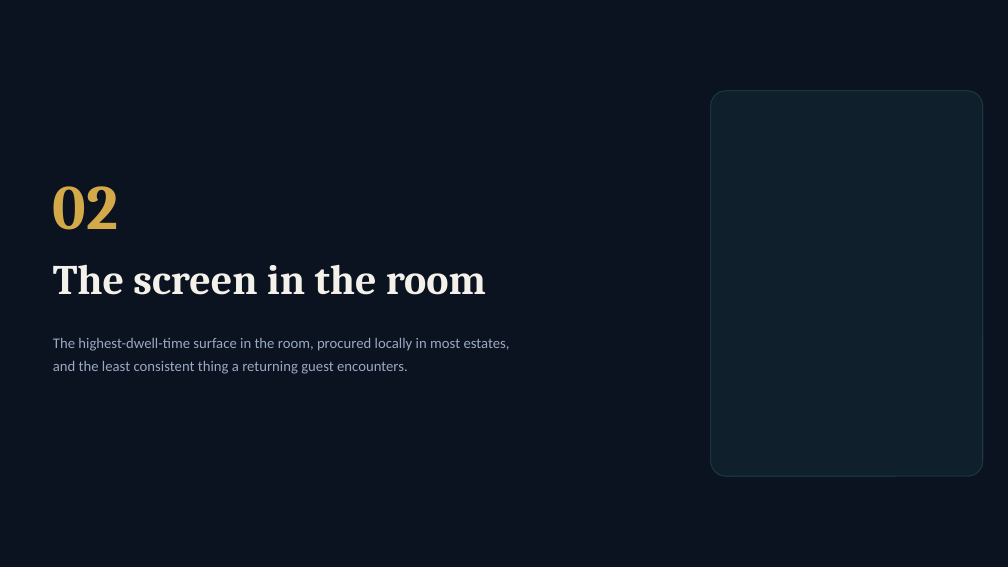
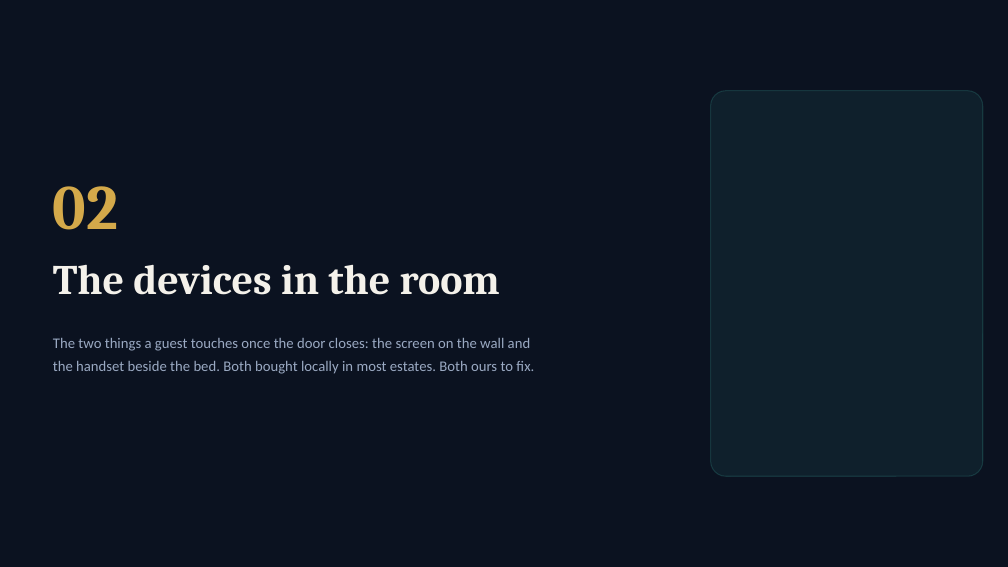
Before and after one commit to jnds0123/iptv-mpplus-site, a slide deck: slide 15 of presentation/Orpheus-Hospitality-Suite.pptx. Drawn at 1008x567 pixels with LibreOffice and Linux fonts; fonts in the diff are those of the drawing. Boxes give left, top, right and bottom in pixels: in the first picture for what was removed or moved away, otherwise in the second. Text is boxed around its words. In the diff, an @@ line names an element or a change of style, - is before the commit and + after.

```diff
--- a/presentation/Orpheus-Hospitality-Suite.pptx
+++ b/presentation/Orpheus-Hospitality-Suite.pptx
@@ text at [53,265,500,295]: text changed @@
-The screen in the room
+The devices in the room
@@ text at [53,338,534,374]: text changed @@
-The highest-dwell-time surface in the room, procured locally in most estates,
-and the least consistent thing a returning guest encounters.
+The two things a guest touches once the door closes: the screen on the wall and
+the handset beside the bed. Both bought locally in most estates. Both ours to fix.
```
Also in this commit, not shown: 4 other slides changed, 1 slide added, 5 other files.
